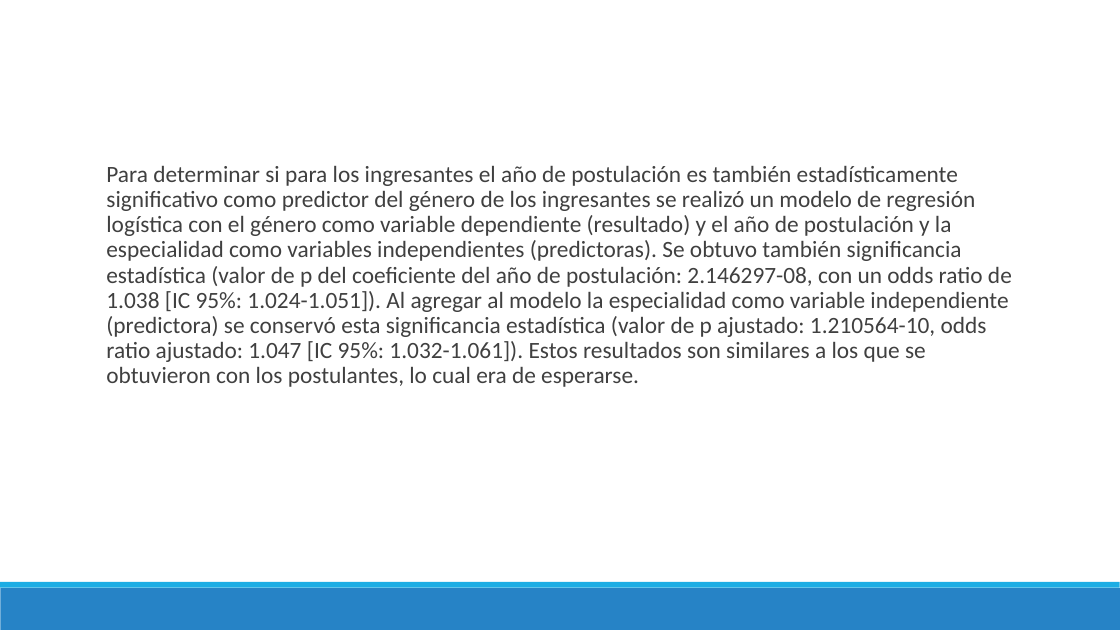
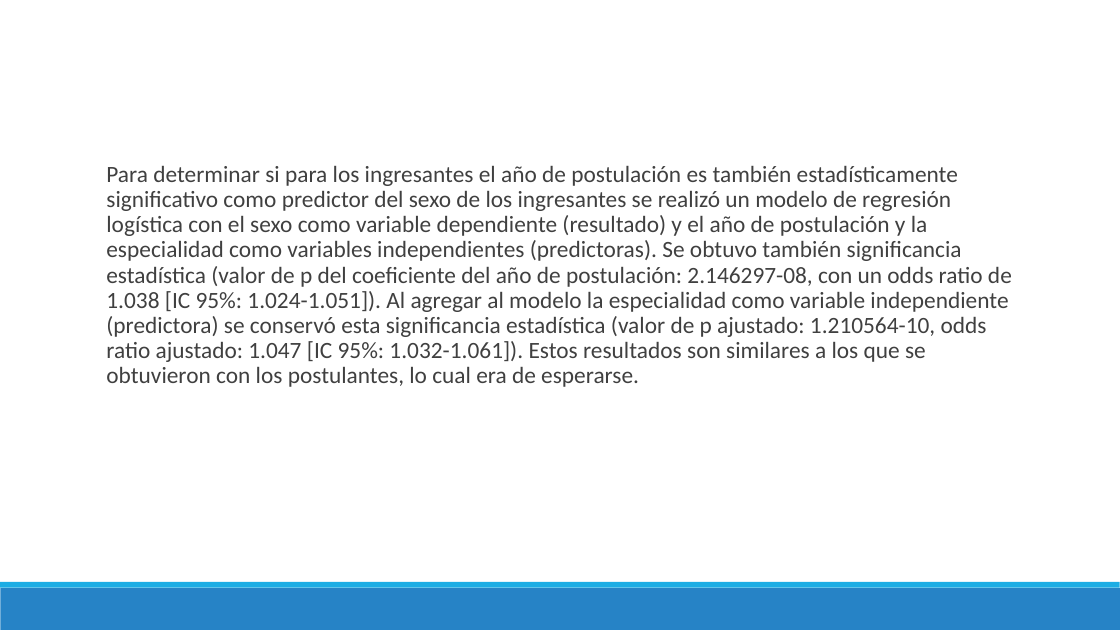
Before and after one commit to danimedi/tesis_genero_especialidades, a slide deck: slide 45 of doc/diapositivas_sustentacion_tesis.pptx. Drawn at 1120x630 pixels with LibreOffice and Linux fonts; fonts in the diff are those of the drawing. Boxes give left, top, right and bottom in pixels: in the first picture for what was removed or moved away, otherwise in the second. Text is boxed around its words. In the diff, an @@ line names an element or a change of style, - is before the commit and + after.

```diff
--- a/doc/diapositivas_sustentacion_tesis.pptx
+++ b/doc/diapositivas_sustentacion_tesis.pptx
@@ text at (x1=106, y1=166, x2=1012, y2=387): text changed @@
-  Para determinar si para los ingresantes el año de postulación es también estadísticamente significativo como predictor del género de los ingresantes se realizó un modelo de regresión logística con el género como variable dependiente (resultado) y el año de postulación y la especialidad como variables independientes (predictoras). Se obtuvo también significancia estadística (valor de p del coeficiente del año de postulación: 2.146297-08, con un odds ratio de 1.038 [IC 95%: 1.024-1.051]). Al agregar al modelo la especialidad como variable independiente (predictora) se conservó esta significancia estadística (valor de p ajustado: 1.210564-10, odds ratio ajustado: 1.047 [IC 95%: 1.032-1.061]). Estos resultados son similares a los que se obtuvieron con los postulantes, lo cual era de esperarse.
+  Para determinar si para los ingresantes el año de postulación es también estadísticamente significativo como predictor del sexo de los ingresantes se realizó un modelo de regresión logística con el sexo como variable dependiente (resultado) y el año de postulación y la especialidad como variables independientes (predictoras). Se obtuvo también significancia estadística (valor de p del coeficiente del año de postulación: 2.146297-08, con un odds ratio de 1.038 [IC 95%: 1.024-1.051]). Al agregar al modelo la especialidad como variable independiente (predictora) se conservó esta significancia estadística (valor de p ajustado: 1.210564-10, odds ratio ajustado: 1.047 [IC 95%: 1.032-1.061]). Estos resultados son similares a los que se obtuvieron con los postulantes, lo cual era de esperarse.
```
Also in this commit, not shown: 48 other slides changed, 2 other files.
